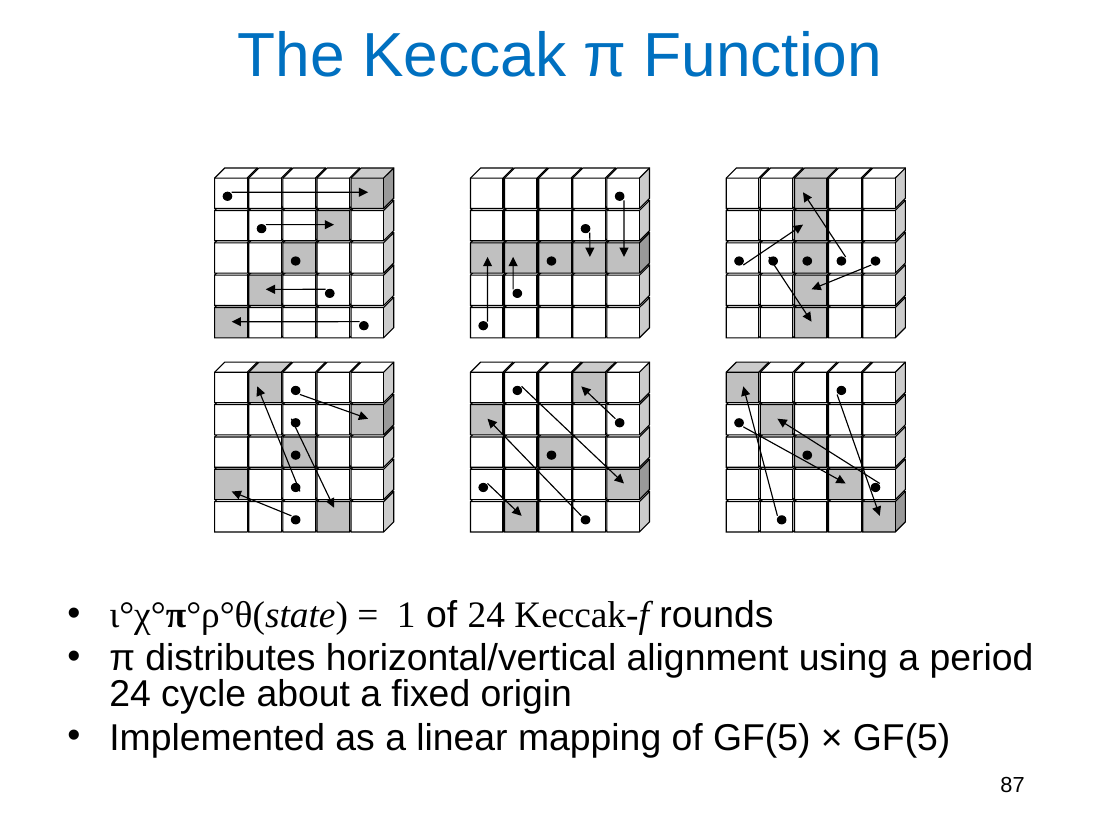
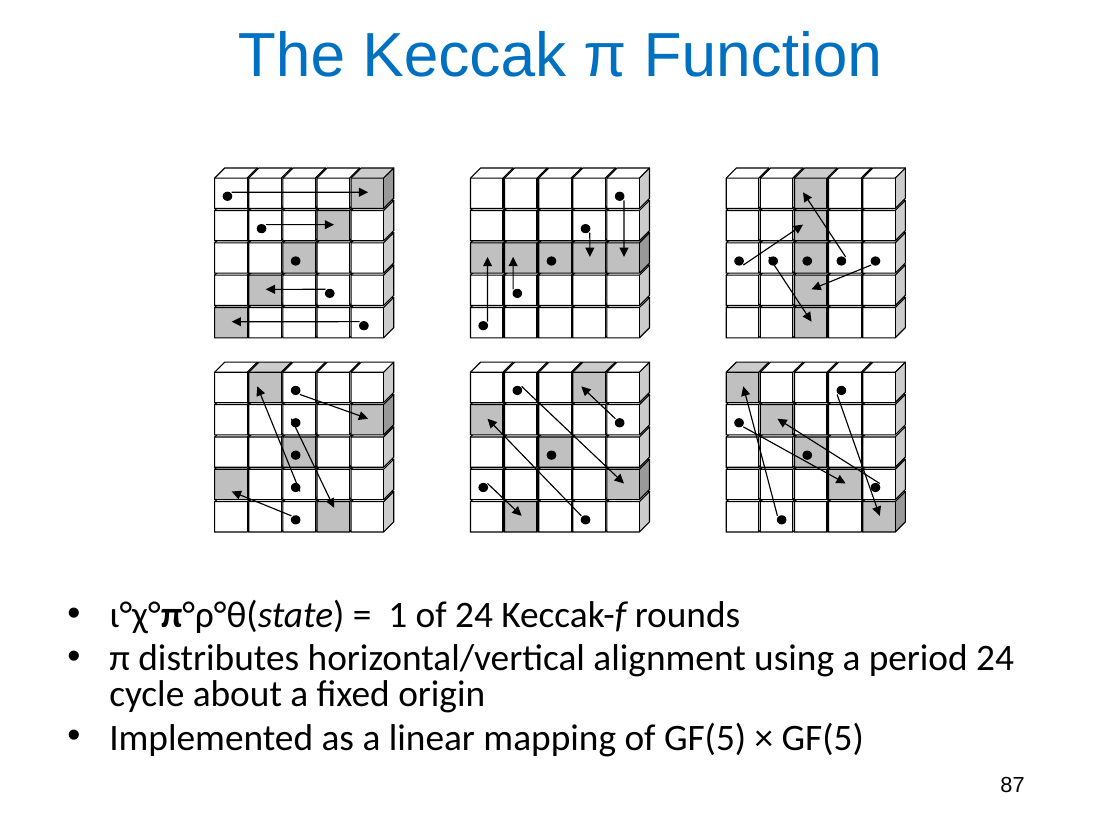
Before and after one commit to jlmucb/class_notes, a slide deck: slide 87 of BerkeleyClass/CS290Spring2013/Lectures/Cryptoclass6.pptx. Drawn at 1120x840 pixels with LibreOffice and Linux fonts; fonts in the diff are those of the drawing. Boxes give left, top, right and bottom in pixels: in the first picture for what was removed or moved away, otherwise in the second. Text is boxed around its words. In the diff, an @@ line names an element or a change of style, - is before the commit and + after.

Commit message:
another fix

```diff
--- a/BerkeleyClass/CS290Spring2013/Lectures/Cryptoclass6.pptx
+++ b/BerkeleyClass/CS290Spring2013/Lectures/Cryptoclass6.pptx
@@ text "ι°χ°π°ρ°θ(state) = 1 of 24 ..." at bbox=[109, 600, 1014, 757]: font Times New Roman to Calibri in "ι°χ°π°ρ°θ(state) = 1 24 Keccak-f"; font Arial to Calibri in "of rounds", "π distributes horizontal/vertical alignment using a period ...", "Implemented as a linear mapping of GF(5) ..." @@
```
